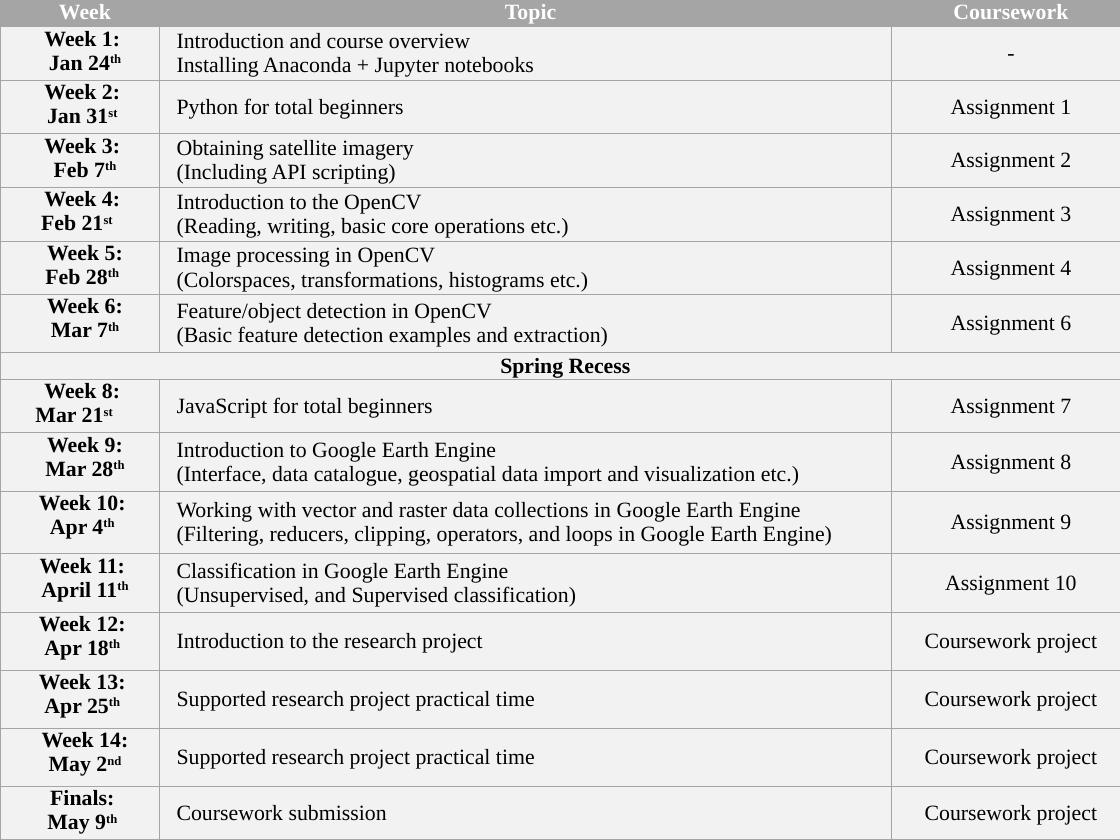
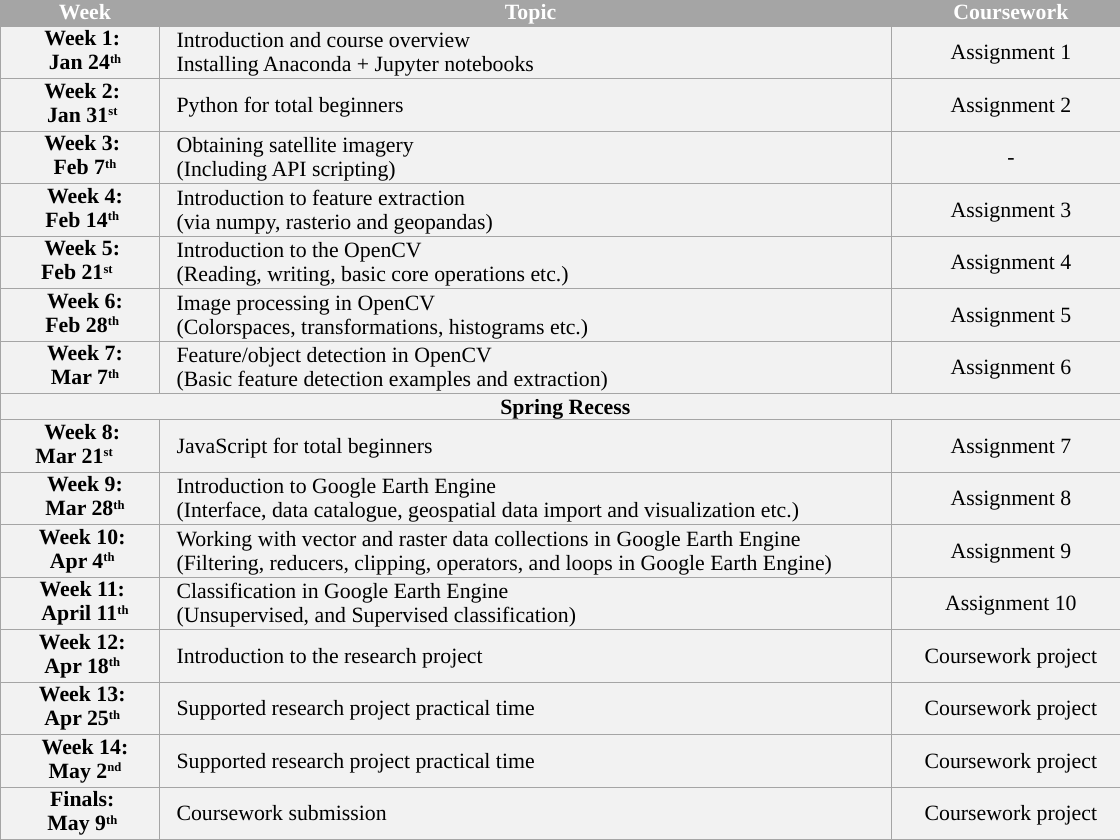
Before and after one commit to edwardoughton/satellite-image-analysis, a slide deck: slide 1 of syllabus/format.pptx. Drawn at 1120x840 pixels with LibreOffice and Linux fonts; fonts in the diff are those of the drawing. Boxes give left, top, right and bottom in pixels: in the first picture for what was removed or moved away, otherwise in the second. Text is boxed around its words. In the diff, an @@ line names an element or a change of style, - is before the commit and + after.

Commit message:
Update course plan

```diff
--- a/syllabus/format.pptx
+++ b/syllabus/format.pptx
@@ table at [0,0,1120,840] @@
-row 2: Week 1: / Jan 24th | Introduction and course overview / Installing Anaconda + Jupyter notebooks | -
-row 3: Week 2: / Jan 31st | Python for total beginners | Assignment 1
-row 4: Week 3: / Feb 7th | Obtaining satellite imagery / (Including API scripting) | Assignment 2
-row 5: Week 4: / Feb 21st | Introduction to the OpenCV / (Reading, writing, basic core operations etc.) | Assignment 3
-row 6: Week 5: / Feb 28th | Image processing in OpenCV / (Colorspaces, transformations, histograms etc.) | Assignment 4
-row 7: Week 6: / Mar 7th | Feature/object detection in OpenCV / (Basic feature detection examples and extraction) | Assignment 6
+row 2: Week 1: / Jan 24th | Introduction and course overview / Installing Anaconda + Jupyter notebooks | Assignment 1
+row 3: Week 2: / Jan 31st | Python for total beginners | Assignment 2
+row 4: Week 3: / Feb 7th | Obtaining satellite imagery / (Including API scripting) | -
+row 5: Week 4: / Feb 14th | Introduction to feature extraction / (via numpy, rasterio and geopandas) | Assignment 3
+row 6: Week 5: / Feb 21st | Introduction to the OpenCV / (Reading, writing, basic core operations etc.) | Assignment 4
+row 7: Week 6: / Feb 28th | Image processing in OpenCV / (Colorspaces, transformations, histograms etc.) | Assignment 5
+row 8: Week 7: / Mar 7th | Feature/object detection in OpenCV / (Basic feature detection examples and extraction) | Assignment 6
```
Also in this commit, not shown: 1 other file.
